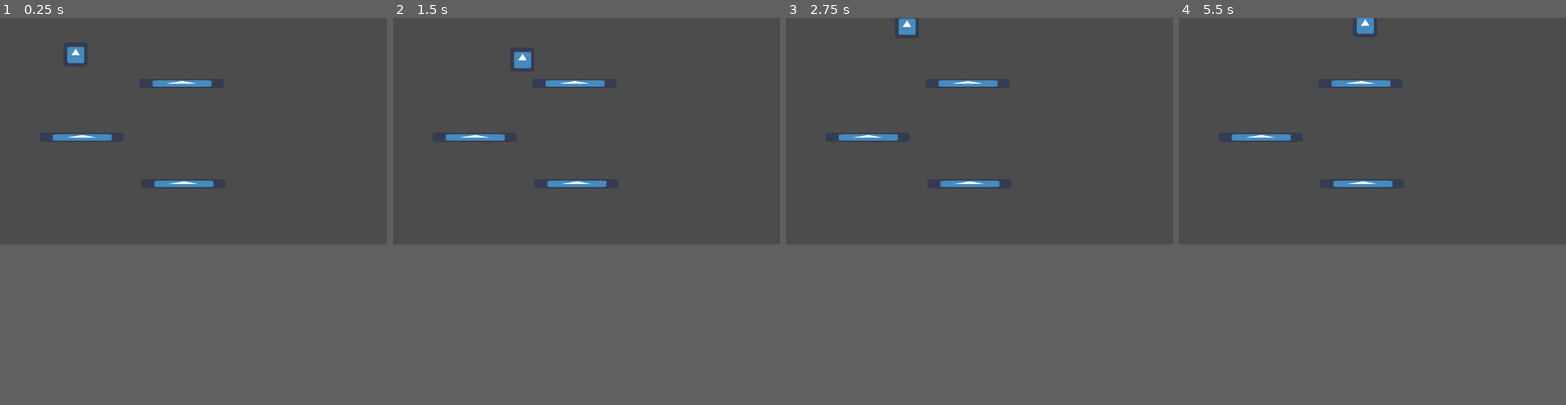
Above: before the commit, frames 1-4 (left to right).
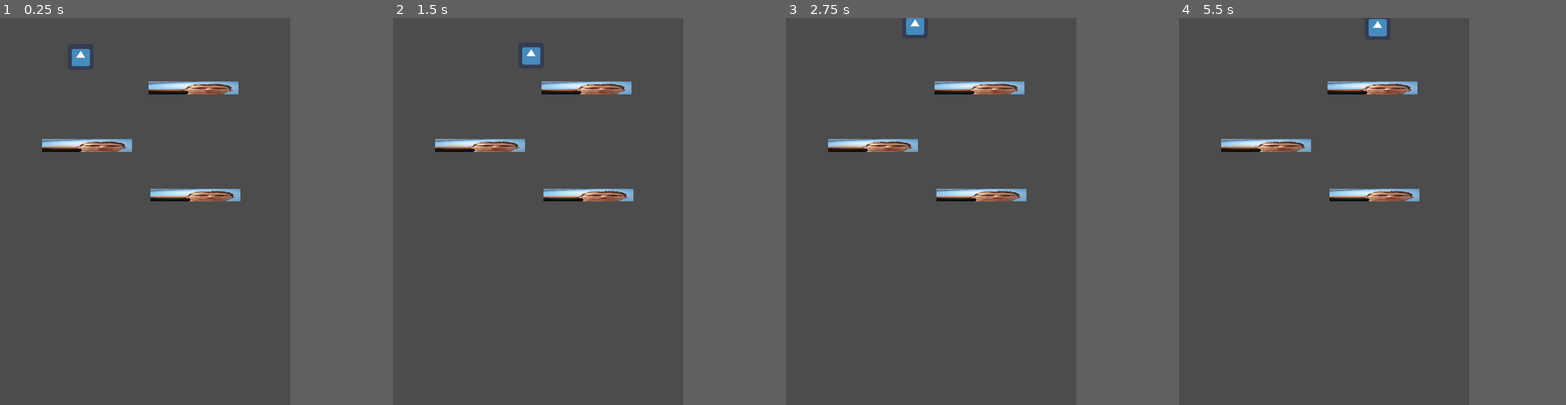
Above: after the commit, the same moments.

Repository: kdreese/GodotJump
Game: Godot game, scene res://states/Game/Game.tscn
The game is run twice, just before and just after one commit, with the same random seed, the same clock (stepped at 60 frames per second) and the same inputs. The engine's default icon, where the game draws it, is replaced by a stand-in: a white triangle on a blue panel in a dark square.
Inputs:
- Up to frame 1 (0.25 s): no input
- Up to frame 2 (1.5 s): hold Right (move_right) from 0.53 s (still down)
- Up to frame 3 (2.75 s): release Right (move_right) at 2.03 s; hold Left (move_left) from 2.03 s (still down)
- Up to frame 4 (5.5 s): release Left (move_left) at 2.78 s; hold Right (move_right) 2.78-4.28 s; tap Enter at 4.25 s; hold Left (move_left) 4.28-5.03 s; tap Space at 5 s; hold Right (move_right) from 5.03 s (still down)
In our replay, the window is 800x468 before the commit and 600x800 after it. These sizes can differ from the game's own. Grey fills any space a smaller window leaves; there, only what the larger window draws over its background counts as a difference.

The runs differ from the first frame. In frame 1, 3.0% of the frame differs, in the area x 10-63%, y 7-48%; in frame 2, 3.1%; in frame 3, 3.0%; in frame 4, 3.1%, in the area x 10-63%, y 0-48%.

Commit message:
Portrait mode, collision shape fixes, l i n u s

Diff:
--- a/objects/Jumper/Jumper.tscn
+++ b/objects/Jumper/Jumper.tscn
@@ -3,9 +3,8 @@
 [ext_resource path="res://icon.png" type="Texture" id=1]
 [ext_resource path="res://objects/Jumper/Jumper.gd" type="Script" id=2]
 
-[sub_resource type="CapsuleShape2D" id=1]
-radius = 31.0
-height = 2.0
+[sub_resource type="RectangleShape2D" id=3]
+extents = Vector2( 32, 32 )
 
 [sub_resource type="SpriteFrames" id=2]
 animations = [ {
@@ -20,7 +19,7 @@
 script = ExtResource( 2 )
 
 [node name="CollisionShape2D" type="CollisionShape2D" parent="."]
-shape = SubResource( 1 )
+shape = SubResource( 3 )
 
 [node name="AnimatedSprite" type="AnimatedSprite" parent="."]
 frames = SubResource( 2 )
--- a/objects/Platform/Platform.tscn
+++ b/objects/Platform/Platform.tscn
@@ -1,9 +1,9 @@
 [gd_scene load_steps=3 format=2]
 
-[ext_resource path="res://icon.png" type="Texture" id=1]
+[ext_resource path="res://objects/Platform/linus.jpg" type="Texture" id=1]
 
 [sub_resource type="RectangleShape2D" id=1]
-extents = Vector2( 112, 8 )
+extents = Vector2( 112, 16 )
 
 [node name="Platform" type="StaticBody2D"]
 collision_layer = 2
@@ -13,5 +13,5 @@
 one_way_collision = true
 
 [node name="Sprite" type="Sprite" parent="."]
-scale = Vector2( 3.46875, 0.390625 )
+scale = Vector2( 0.329412, 0.0470588 )
 texture = ExtResource( 1 )
--- a/project.godot
+++ b/project.godot
@@ -14,6 +14,15 @@
 run/main_scene="res://states/Game/Game.tscn"
 config/icon="res://icon.png"
 
+[display]
+
+window/size/width=720
+window/size/height=960
+window/dpi/allow_hidpi=true
+window/handheld/orientation="portrait"
+window/stretch/mode="2d"
+window/stretch/aspect="keep"
+
 [input]
 
 move_left={
@@ -29,6 +38,11 @@
  ]
 }
 
+[layer_names]
+
+2d_physics/layer_1="jumper"
+2d_physics/layer_2="platforms"
+
 [physics]
 
 common/enable_pause_aware_picking=true
Binary file added: objects/Platform/linus.jpg
Not shown, added: objects/Platform/linus.jpg.import
